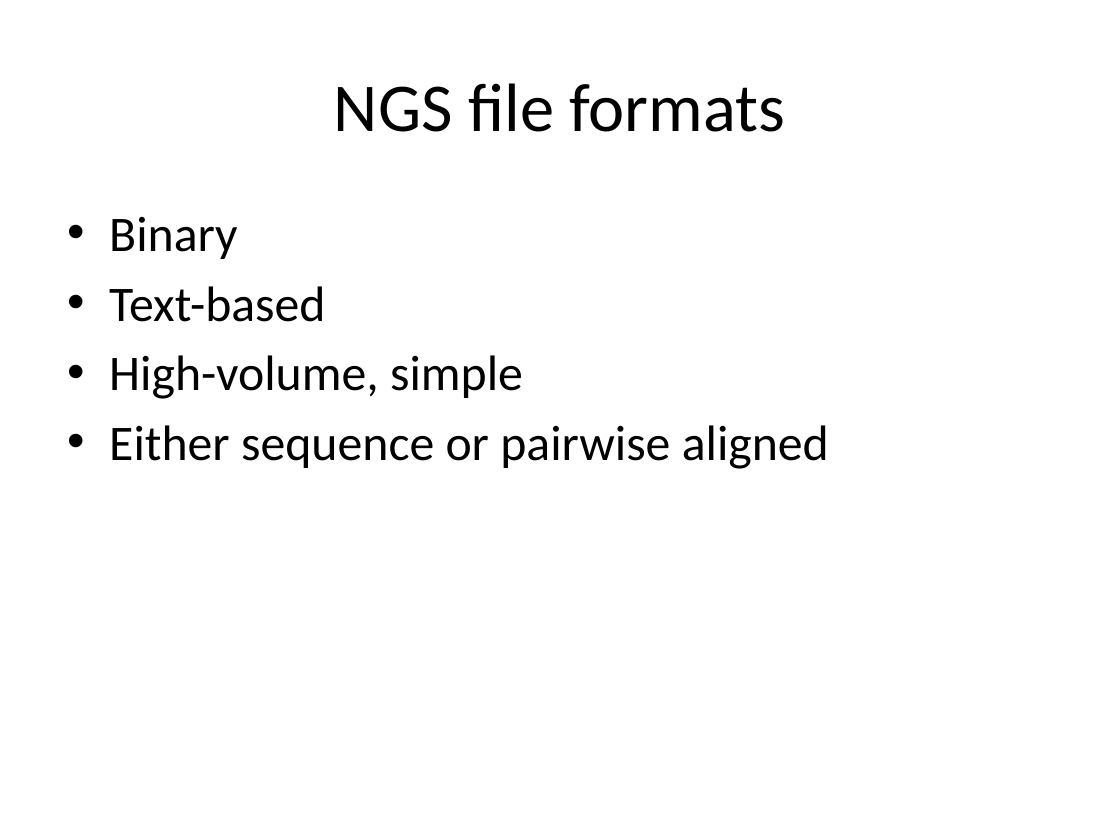
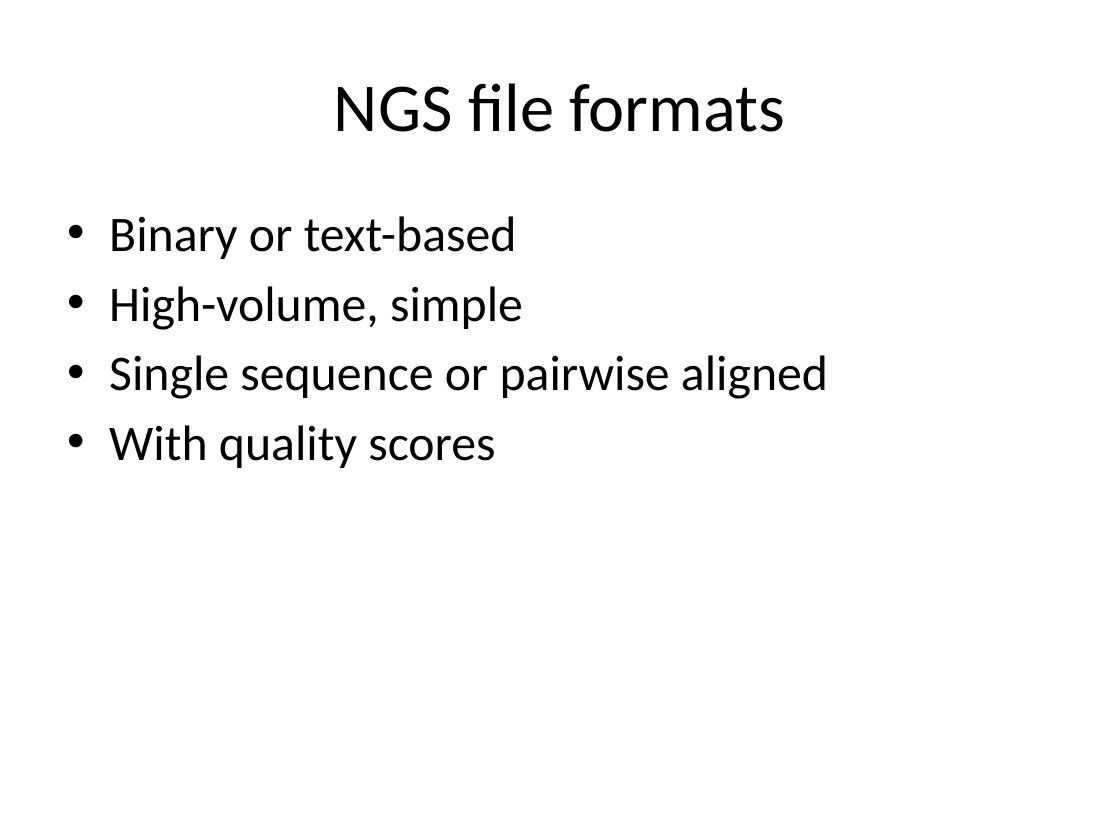
Before and after one commit to rvosa/ngs-workflows, a slide deck: slide 2 of doc/slides/day1/session2/NGSdata.pptx. Drawn at 1120x840 pixels with LibreOffice and Linux fonts; fonts in the diff are those of the drawing. Boxes give left, top, right and bottom in pixels: in the first picture for what was removed or moved away, otherwise in the second. Text is boxed around its words. In the diff, an @@ line names an element or a change of style, - is before the commit and + after.

```diff
--- a/doc/slides/day1/session2/NGSdata.pptx
+++ b/doc/slides/day1/session2/NGSdata.pptx
@@ text at (109, 216, 517, 259): text changed @@
-• Binary
-• Text-based
+• Binary or text-based
@@ text at (109, 355, 828, 468): text changed @@
-• Either sequence or pairwise aligned
+• Single sequence or pairwise aligned
+• With quality scores
```
Also in this commit, not shown: 2 other slides changed, 6 slides added, 2 slides removed.
